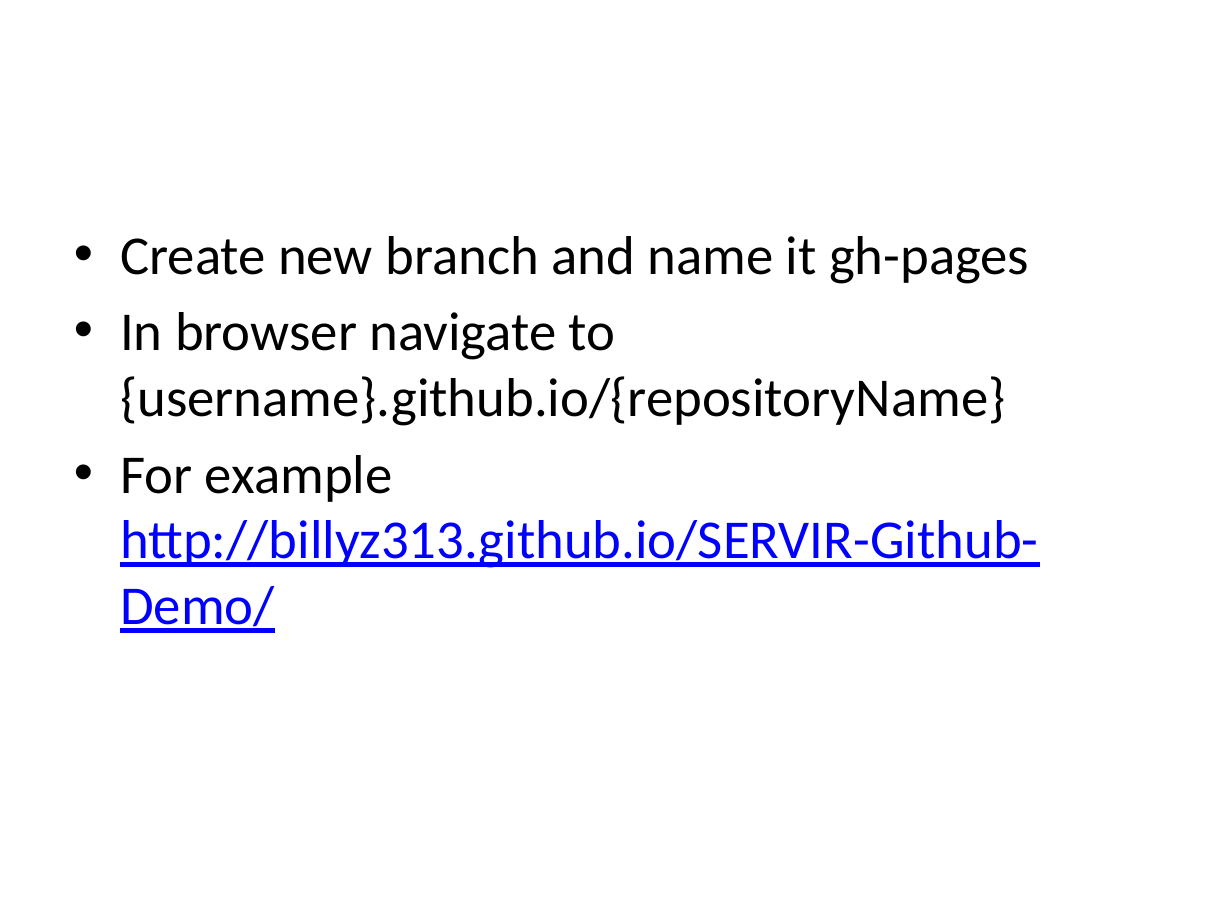
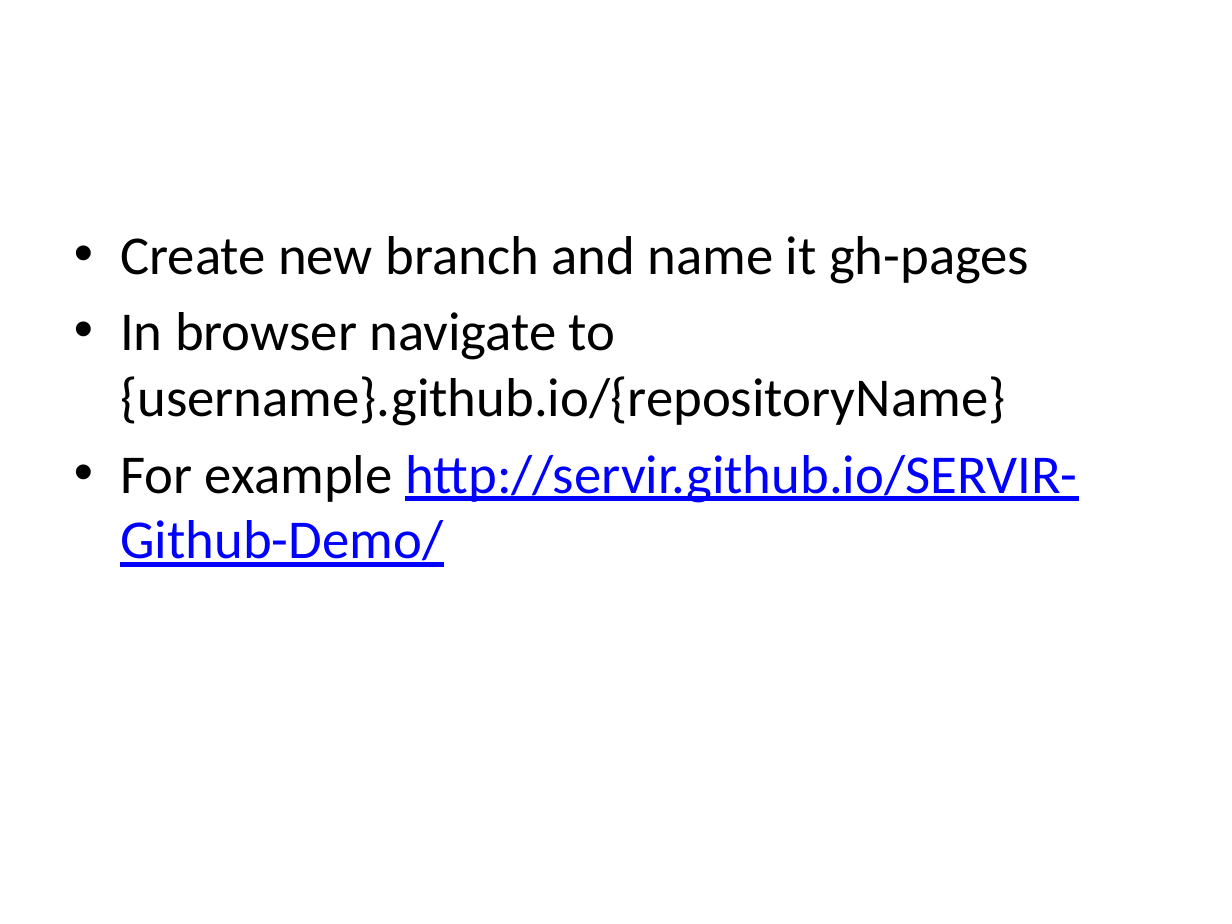
Before and after one commit to SERVIR/SERVIR-Github-Demo, a slide deck: slide 18 of SERVIR_github.pptx. Drawn at 1232x924 pixels with LibreOffice and Linux fonts; fonts in the diff are those of the drawing; background and template pictures are left out. Boxes give left, top, right and bottom in pixels: in the first picture for what was removed or moved away, otherwise in the second. Text is boxed around its words. In the diff, an @@ line names an element or a change of style, - is before the commit and + after.

Commit message:
Updated git link

```diff
--- a/SERVIR_github.pptx
+++ b/SERVIR_github.pptx
@@ text at (120, 455, 1077, 567): text changed @@
-• For example http://billyz313.github.io/SERVIR-Github-Demo/
+• For example http://servir.github.io/SERVIR-Github-Demo/
```
